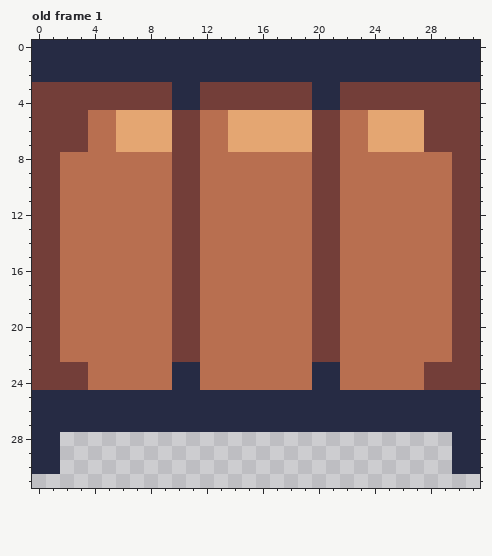
File history of a pixel-art file, resources/sunnysideworld/SUNNYSIDE_WORLD_BUILDINGS_V0.01/door.aseprite. The first picture shows the starting point.
32x32 pixels, 1 frame. Shown: old frame 1. The commit also changed other frames, which this record leaves out.
After the commit:
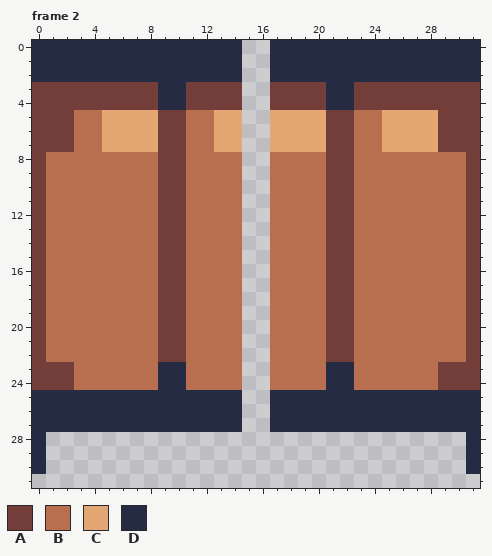
Palette (. is transparent): A #733e39  B #b86f50  C #e4a672  D #262b44
A new or re-ordered frame is compared with the old frame closest to it.
Changes in this commit:
frames 1 -> 7
Frame 2 is new; against old frame 1:
y 0..2: x 15..16 DD -> ..
y 3..4: x 9 A -> D; x 11 D -> A; x 15..16 AA -> ..; x 20 D -> A; x 22 A -> D
y 5..7: x 3 A -> B; x 5 B -> C; x 9 C -> A; x 11 A -> B; x 13 B -> C; x 15..16 CC -> ..; x 20 A -> C; x 22 B -> A; x 24 C -> B; x 28 A -> C
y 8..22: x 1 A -> B; x 9 B -> A; x 11 A -> B; x 15..16 BB -> ..; x 20 A -> B; x 22 B -> A; x 30 A -> B
y 23..24: x 3 A -> B; x 9 B -> D; x 11 D -> B; x 15..16 BB -> ..; x 20 D -> B; x 22 B -> D; x 28 A -> B
y 25..27: x 15..16 DD -> ..
y 28..30: x 1 D -> .; x 30 D -> .
